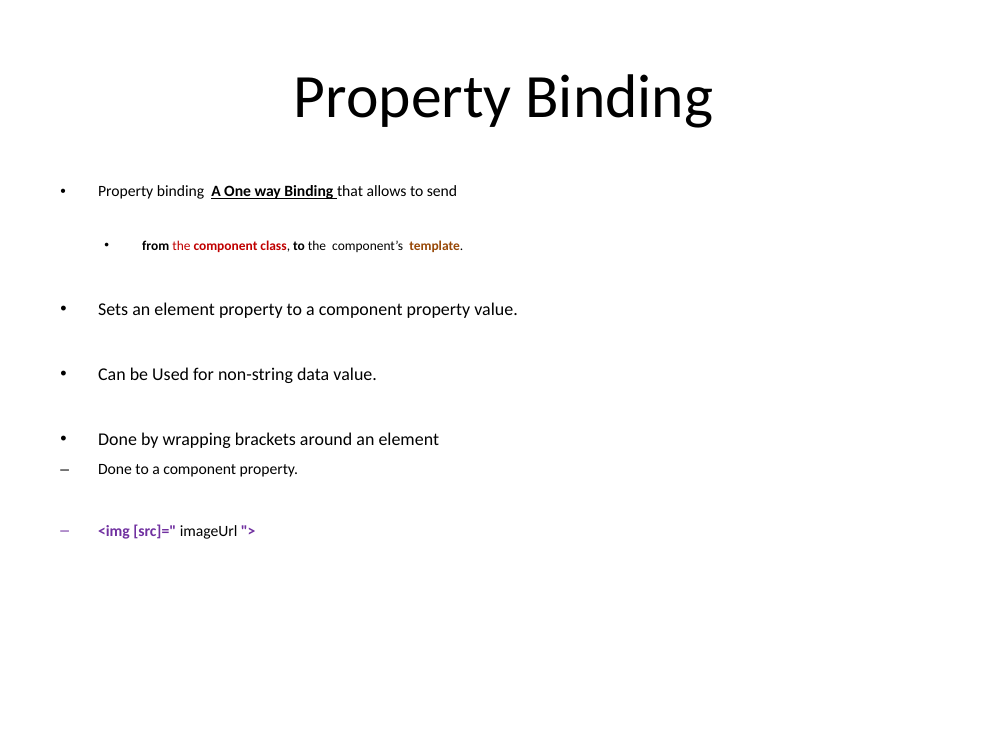
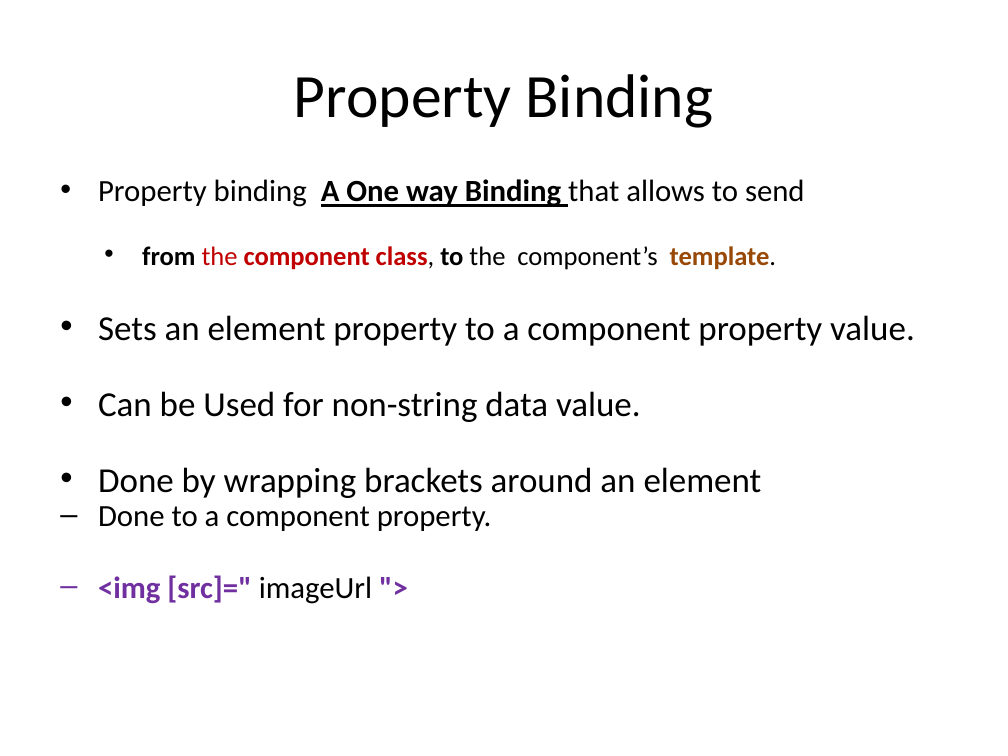
Before and after one commit to vishnumvn/AngularJS_Tut, a slide deck: slide 194 of Materials/Angular_Module01.ppt. Drawn at 1008x756 pixels with LibreOffice and Linux fonts; fonts in the diff are those of the drawing. Boxes give left, top, right and bottom in pixels: in the first picture for what was removed or moved away, otherwise in the second. Text is boxed around its words. In the diff, an @@ line names an element or a change of style, - is before the commit and + after.

```diff
--- a/Materials/Angular_Module01.ppt
+++ b/Materials/Angular_Module01.ppt
@@ text "Property binding A One way ..." at [98, 179, 915, 604]: size 11.2 to 22 pt in "Property binding A One way Binding that ...", "Done to a component property.", "<img [src]=" imageUrl ">"; size 9.6 to 19 pt in "from the component class, to the component’s ..."; size 12.8 to 25 pt in "Sets an element property to a component ...", "Can be Used for non-string data value.", "Done by wrapping brackets around an element"; line spacing 1 to 0.7; less space between paragraphs @@
```
Also in this commit, not shown: 10 other slides changed, 18 other files.
